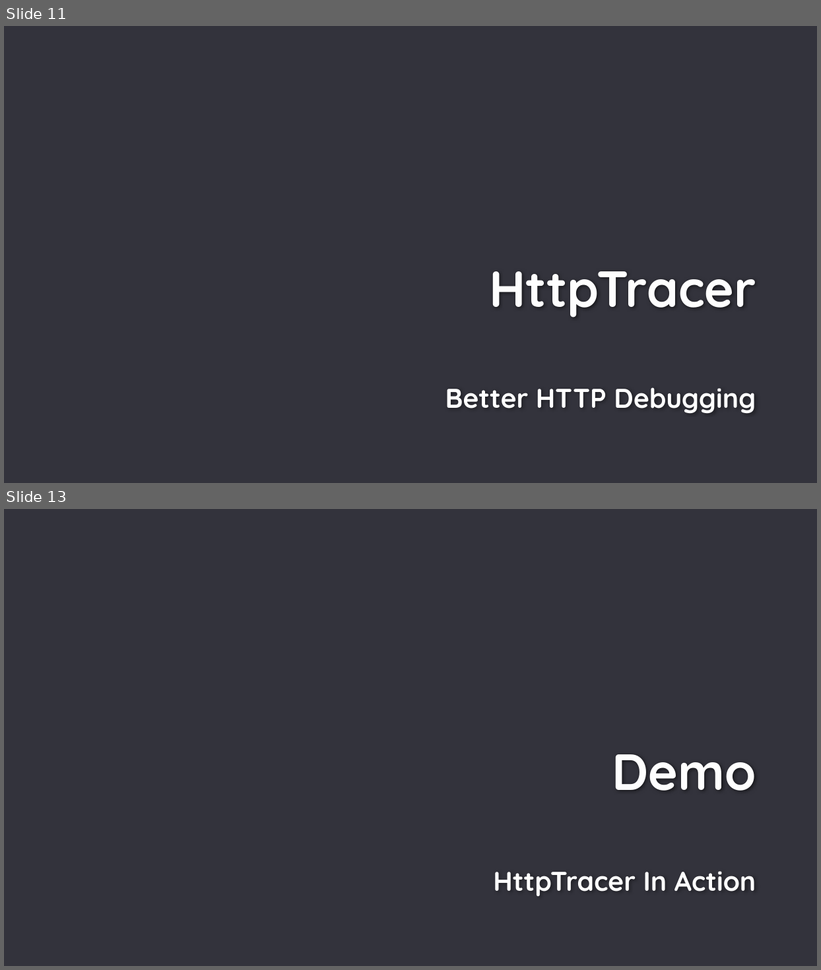
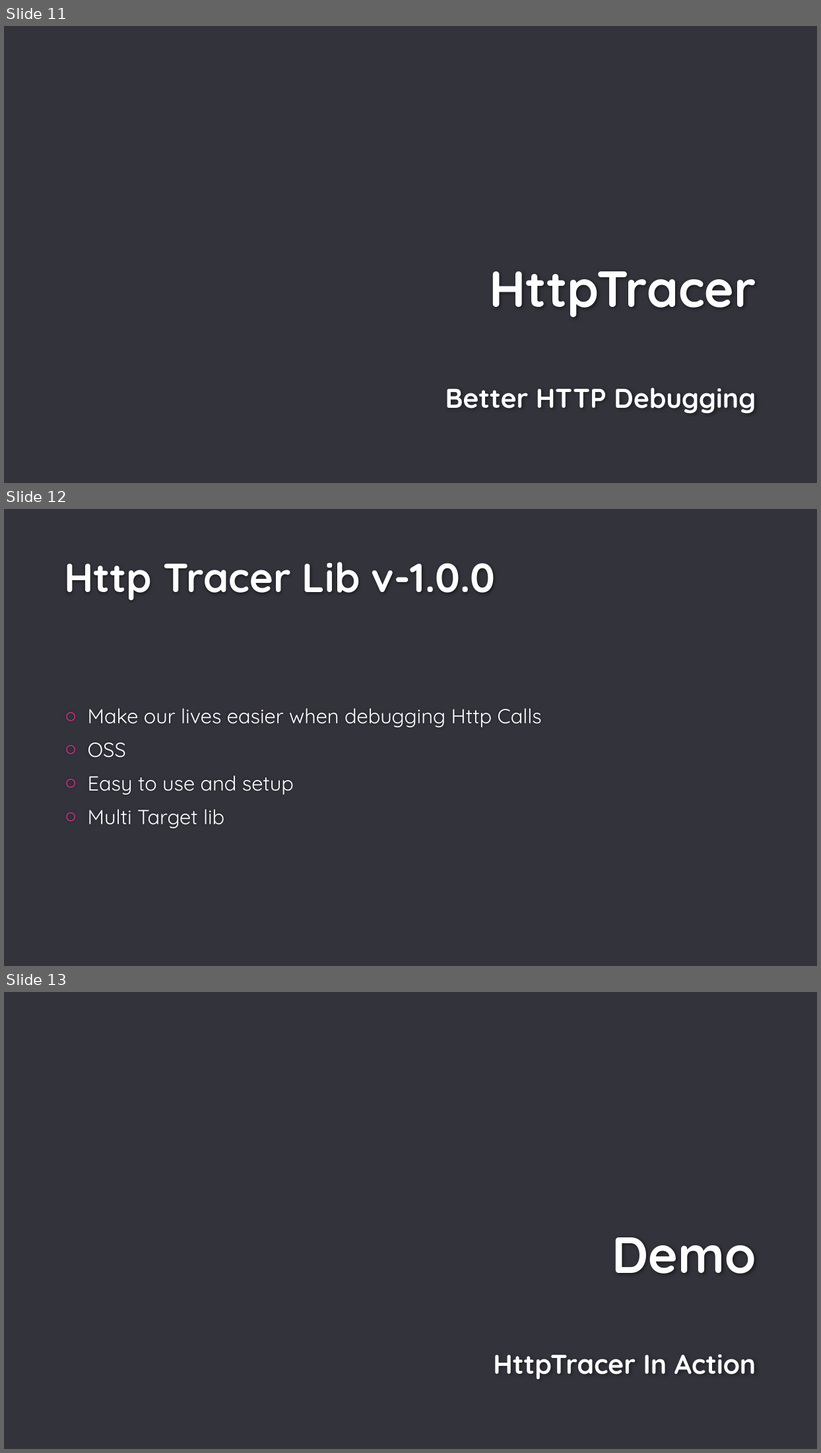
Before and after one commit to TorontoMobileDevelopers/Presentations, a slide deck: 2018-05-15_Build_HttpTracer_XF3/2018-05-15_Build_HttpTracer_XF3.pptx. Shown one above the other, each under a label of ours: slides 11 and 13 before the commit, slides 11, 12 and 13 after it; the slides between them are not shown. The pictures are 821x970 and 821x1453 pixels, drawn with LibreOffice and Linux fonts; fonts in the diff are those of the drawing; background and template pictures are left out. Boxes give left, top, right and bottom in pixels: in the first picture for what was removed or moved away, otherwise in the second. Text is boxed around its words. In the diff, an @@ line names an element or a change of style, - is before the commit and + after.

```diff
--- a/2018-05-15_Build_HttpTracer_XF3/2018-05-15_Build_HttpTracer_XF3.pptx
+++ b/2018-05-15_Build_HttpTracer_XF3/2018-05-15_Build_HttpTracer_XF3.pptx
@@ slide 12 added at [4, 509, 817, 966], background #33333C @@
@@ title added at [64, 562, 496, 601], 48 pt, text #FEFEFE, bold @@
+Http Tracer Lib v-1.0.0
@@ text added at [88, 708, 542, 828], 24 pt, text #FFFFFF @@
+○ Make our lives easier when debugging Http Calls
+○ OSS
+○ Easy to use and setup
+○ Multi Target lib
```
Also in this commit, not shown: 2 slides changed, 2 other slides added, 1 slide removed, 1 other file.
